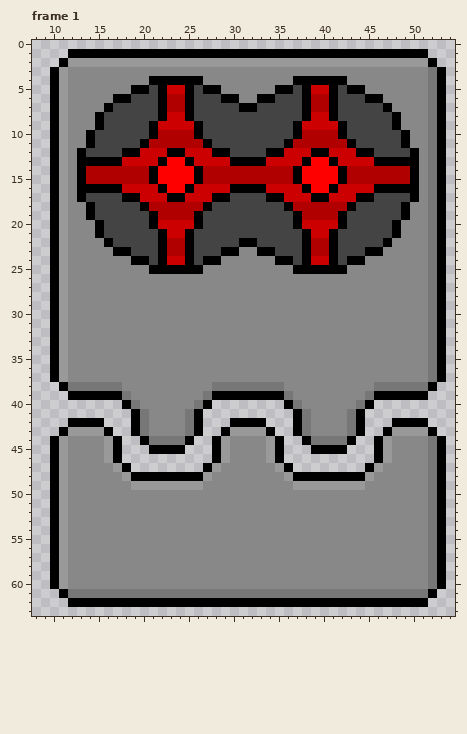
One commit to this pixel-art file: images/enemy/sentry/prime.ase. The picture above was drawn from the file before the commit.
64x64 pixels, 4 frames. Shown: frame 1: x 8..54, y 0..63. The commit also changed other frames, which this record leaves out.
Now the later version:
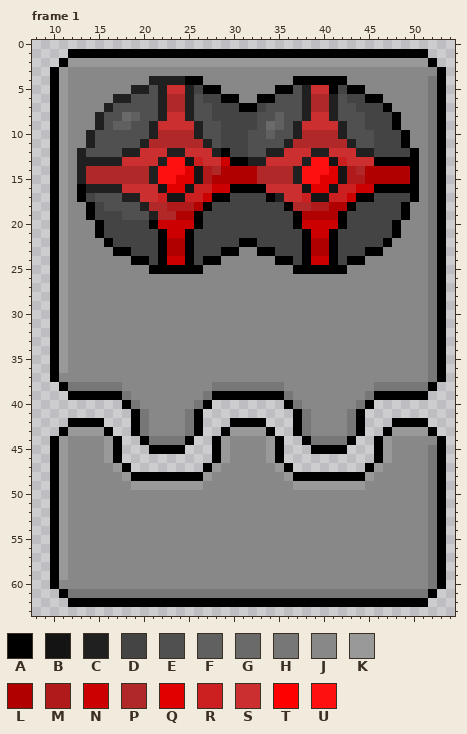
Palette (. is transparent): A #000000  B #141414  C #202020  D #444444  E #505050  F #606060  G #6a6a6a  H #777777  J #888888  K #999999  L #b00000  M #b01a1a  N #cc0000  P #b02828  Q #e00000  R #cc1f1f  S #cc2f2f  T #ff0000  U #ff1010
Diff:
Frame 1:
y 3: x 52 H -> J
y 4: x 21..24 AAAA -> CCCC
y 5: x 19..25 AADANNA -> CCECSSC; x 37..40 DANN -> ECSS
y 6: x 17..26 AADDDALLAD -> CCEEECPPCE; x 35..42 DDDALLAD -> EEECPPCE
y 7: x 16..27 ADDDDDALLADD -> CEEEEECPPCEE; x 34..43 DDDDALLADD -> EEEECPPCEE
y 8: x 15..27 ADDDDDDANNADD -> CEEGFEECSSCEE; x 33..44 DDDDDANNADDD -> EEFEECSSCEEE
y 9: x 15..28 ADDDDDANNNNADD -> CEFFEECSSSSCEE; x 33..44 DDDDANNNNADD -> EGFECSSSSCEE
y 10: x 14..28 ADDDDDDALLLLADD -> CEEEEEECPPPPCEE; x 32..45 DDDDDALLLLADDD -> EEFEECPPPPCEEE
y 11: x 14..28 ADDDDDALLLLLLAD -> CEEEEECPPPPPPCE; x 32..45 DDDDALLLLLLADD -> EEEECPPPPPPCEE
y 12: x 13..28 ADDDDAANNNAANNNA -> CEEEECCSSSCCSSSC; x 32..45 DDAANNNAANNNAA -> EECCSSSCCSSSCC
y 13: x 13..28 AAAAANNNNATTANNN -> CCCCCSSSSCUUBRSS; x 32..45 AANNNNATTANNNN -> CCSSSSCUUBRSSS
y 14: x 13..28 ALLLLLLLATTTTALL -> CPPPPPPPCUUUQBMP; x 33..44 LLLLATTTTALL -> PPPPCUUUQBMP
y 15: x 13..27 ALLLLLLLATTTTAL -> CPPPPPPPCUUQQBM; x 33..44 LLLLATTTTALL -> PPPPCUUQQBMM
y 16: x 14..27 AAAANNNNATTANN -> CCCCSSSSBQQBRR; x 34..43 NNNNATTANN -> SSSSBQQBRR
y 17: x 15..26 DDDAANNNAANN -> EEECCSSRBBRR; x 35..42 ANNNAANN -> CSSRBBRR
y 18: x 16..25 DDDDALLLLL -> EEEECPPMMM; x 37..40 LLLL -> PPMM
y 19: x 18..23 DDDALL -> EEECPP
y 37: x 11 K -> J
y 44: x 52 H -> J
y 60: x 11 K -> J
Where, in picture pixels (left, top, right, bottom), the same in both pictures:
changed: (428, 67, 437, 76)
changed: (77, 76, 221, 220)
changed: (248, 85, 374, 211)
changed: (59, 373, 68, 382)
changed: (428, 436, 437, 445)
changed: (59, 580, 68, 589)
